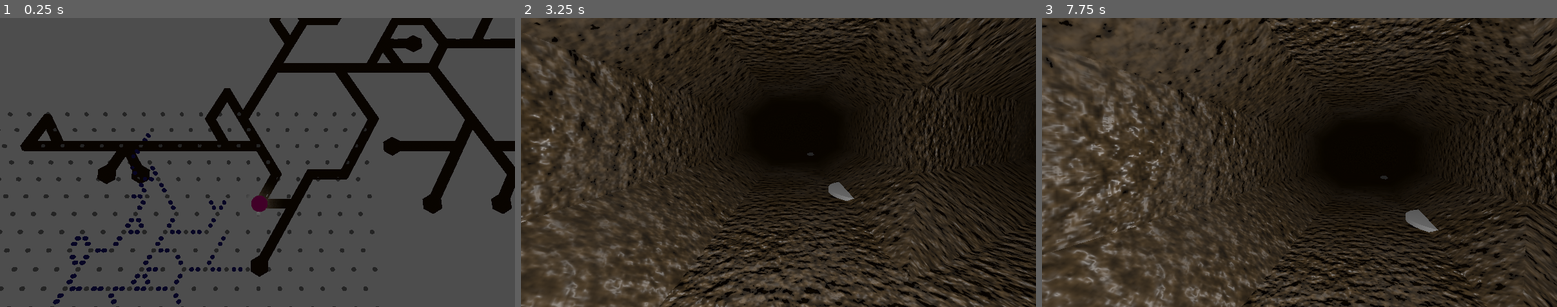
Above: before the commit, frames 1-3 (left to right).
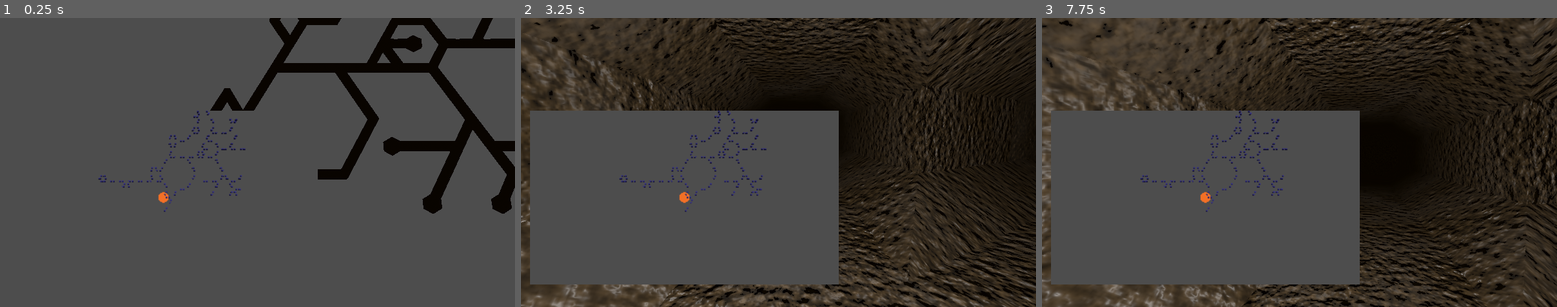
Above: after the commit, the same moments.

Repository: SamppuS/Rabbits_Requiem
Game: Godot game, scene res://tunnels.tscn
Two runs of this game, one before a commit and one after it. Both use one fixed random seed, a clock stepped at 60 frames per second and the inputs below.
Inputs (mouse positions are in pixels of both pictures, inside the frame that each line leads up to):
- Up to frame 1 (0.25 s): no input
- Up to frame 2 (3.25 s): tap Enter at 0.5, 2 s; move the mouse to (891, 148) at 0.52 s; tap A (a) at 0.6 s; click (891, 148) at 0.67 s; tap D (d) at 0.8, 1.35 s; tap Space at 1.25, 2.75 s; move the mouse to (675, 176) at 1.27 s; click (675, 176) at 1.42 s; tap E (e) at 1.55, 2.1 s; move the mouse to (830, 98) at 2.02 s; click (830, 98) at 2.17 s; tap W (w) at 2.3, 2.85 s; move the mouse to (752, 220) at 2.77 s; click (752, 220) at 2.92 s; tap X (x) at 3.05 s
- Up to frame 3 (7.75 s): tap Enter at 3.5 s; move the mouse to (1454, 205) at 3.52 s; tap X (x) at 3.6, 7.55 s; click (1454, 205) at 3.67 s; tap Z (z) at 3.8, 4.35 s; tap Space at 4.25 s; move the mouse to (1145, 119) at 4.27 s; click (1145, 119) at 4.42 s; tap A (a) at 4.55, 5.1 s; move the mouse to (1325, 162) at 5.02 s; click (1325, 162) at 5.17 s; tap D (d) at 5.3, 5.85 s; move the mouse to (1222, 90) at 5.77 s; click (1222, 90) at 5.92 s; tap E (e) at 6.05, 6.6 s; move the mouse to (1412, 148) at 6.52 s; click (1412, 148) at 6.67 s; tap W (w) at 6.8, 7.35 s; move the mouse to (1196, 176) at 7.27 s; click (1196, 176) at 7.42 s

The runs differ from the first frame. In frame 1, 8.0% of the frame differs, in the area x 0-74%, y 32-100%; in frame 2, 33%, in the area x 1-65%, y 32-93%; in frame 3, 32%.

Commit message:
minimap fix

Diff:
--- a/rabbits_requiem/levels/minimap.gd
+++ b/rabbits_requiem/levels/minimap.gd
@@ -36,21 +36,21 @@
 var grid = []
 var current : Vector2i
 var sp : Vector2i
+@onready var camera = $Camera3D
 
 
 func _ready():
 
 	# Generate grid
 	var row = []
-
 	grid.resize(grid_size)
 	for y in range(grid_size):
 		grid[y]=[]
 		grid[y].resize(grid_size)
 		for x in range(grid_size):
-			var tt := tile_mesh.instantiate()
-			tt.position = pos_from_tile(Vector2i(x,y))
-			add_child(tt)
+			#var tt := tile_mesh.instantiate()
+			#tt.position = pos_from_tile(Vector2i(x,y))
+			#add_child(tt)
 			grid[y][x] = CaveTile.new()
 			grid[y][x].pos = Vector2i(x, y)
 			#print(x," - ", y)
@@ -172,6 +172,8 @@
 	#draw sp mesh
 	var sp_tt := sp_mesh.instantiate()
 	sp_tt.position = pos_from_tile(sp)
+	camera.position = pos_from_tile(sp)
+	camera.position.y += 20
 	add_child(sp_tt)
 
 func pos_from_tile(pos : Vector2i) -> Vector3:
--- a/rabbits_requiem/levels/minimap.tscn
+++ b/rabbits_requiem/levels/minimap.tscn
@@ -8,13 +8,6 @@
 
 [sub_resource type="Environment" id="Environment_yoqi5"]
 
-[sub_resource type="StandardMaterial3D" id="StandardMaterial3D_redg8"]
-albedo_color = Color(0.860799, 1.01075e-05, 0.572914, 1)
-
-[sub_resource type="SphereMesh" id="SphereMesh_5l3hi"]
-radius = 0.4
-height = 0.8
-
 [node name="Minimap" type="Node3D" node_paths=PackedStringArray("player")]
 script = ExtResource("1_dqeaj")
 tile_mesh = ExtResource("2_fvpvn")
@@ -23,17 +16,14 @@
 dir_mesh = ExtResource("5_5e0hb")
 player = NodePath("Spelare")
 
+[node name="Camera3D" type="Camera3D" parent="."]
+transform = Transform3D(-1, 8.74228e-08, 3.82137e-15, 0, -4.37114e-08, 1, 8.74228e-08, 1, 4.37114e-08, 0.0928936, 16.9954, -2.0475)
+fov = 50.0
+
 [node name="WorldEnvironment" type="WorldEnvironment" parent="."]
 environment = SubResource("Environment_yoqi5")
 
 [node name="DirectionalLight3D" type="DirectionalLight3D" parent="."]
 transform = Transform3D(1, 0, 0, 0, 0.587008, 0.809581, 0, -0.809581, 0.587008, 0, 0, 0)
-visible = false
 
-[node name="Spelare" type="MeshInstance3D" parent="."]
-material_override = SubResource("StandardMaterial3D_redg8")
-mesh = SubResource("SphereMesh_5l3hi")
-
-[node name="Camera3D" type="Camera3D" parent="Spelare"]
-transform = Transform3D(-1, -2.68947e-08, 8.31831e-08, 7.45218e-08, 0.235244, 0.971936, -4.57082e-08, 0.971936, -0.235244, 0.0928936, 16.9954, -2.0475)
-fov = 45.0
+[node name="Spelare" type="Node3D" parent="."]
--- a/rabbits_requiem/tunnels.gd
+++ b/rabbits_requiem/tunnels.gd
@@ -3,11 +3,13 @@
 @export var player : Node3D
 @export var tile_material : StandardMaterial3D
 @export var selectable_dir : PackedScene
+@export var minimap_scale := 0.3
 
 @onready var camTop = $Spelare/CamTop
 @onready var camFP = $Spelare/CamFP
-@onready var minimap_container = $SubViewportContainer
-@onready var subviewport = $SubViewportContainer/SubViewport
+@onready var minimap_container = $Control/SubViewportContainer
+@onready var subviewport = $Control/SubViewportContainer/SubViewport
+@onready var minimap = $Control/SubViewportContainer/SubViewport/Minimap
 
 
 var grid: Array
@@ -44,15 +46,17 @@
 
 
 func _ready(): # we probably don't have grid info here!
-	minimap_container.set_anchors_preset(Control.PRESET_BOTTOM_LEFT)
-	# Set size and position
-	minimap_container.custom_minimum_size = Vector2(200, 200)  # Adjust size as needed
-	minimap_container.size = Vector2(200, 200)
-	minimap_container.position = Vector2(10, -210)  # Adjust position as needed
+	var screen_size = get_viewport().get_visible_rect().size
+	var minimap_size = screen_size * minimap_scale
+	minimap_container.size = minimap_size
+	minimap_container.position = Vector2(10, -200)
+	subviewport.size = minimap_size
+	## Set size and position
+	#minimap_container.custom_minimum_size = Vector2(200, 200)  # Adjust size as needed
+	#minimap_container.size = Vector2(200, 200)
+	#minimap_container.position = Vector2(10, -210)  # Adjust position as needed
 	# Get the minimap's SubViewport
-	var minimap = get_node("Minimap")
 	var minimap_viewport = subviewport
-	minimap_viewport.size = Vector2(200, 200)
 	minimap_viewport.render_target_update_mode = SubViewport.UPDATE_ALWAYS
 
 	#minimap.send_grid.connect(_on_grid_received)
--- a/rabbits_requiem/tunnels.tscn
+++ b/rabbits_requiem/tunnels.tscn
@@ -44,14 +44,28 @@
 [node name="WorldEnvironment" type="WorldEnvironment" parent="."]
 environment = SubResource("Environment_yoqi5")
 
-[node name="SubViewportContainer" type="SubViewportContainer" parent="."]
+[node name="Control" type="Control" parent="."]
+layout_mode = 3
+anchors_preset = 2
+anchor_top = 1.0
+anchor_bottom = 1.0
+offset_top = -40.0
 offset_right = 40.0
-offset_bottom = 40.0
+grow_vertical = 0
+scale = Vector2(2, 2)
 
-[node name="SubViewport" type="SubViewport" parent="SubViewportContainer"]
+[node name="SubViewportContainer" type="SubViewportContainer" parent="Control"]
+layout_mode = 0
+offset_right = 780.0
+offset_bottom = 646.0
+stretch = true
+
+[node name="SubViewport" type="SubViewport" parent="Control/SubViewportContainer"]
+own_world_3d = true
 handle_input_locally = false
+size = Vector2i(780, 646)
 render_target_update_mode = 4
 
-[node name="Minimap" parent="SubViewportContainer/SubViewport" instance=ExtResource("2_ah540")]
+[node name="Minimap" parent="Control/SubViewportContainer/SubViewport" instance=ExtResource("2_ah540")]
 
-[connection signal="send_grid" from="SubViewportContainer/SubViewport/Minimap" to="." method="_on_minimap_send_grid"]
+[connection signal="send_grid" from="Control/SubViewportContainer/SubViewport/Minimap" to="." method="_on_minimap_send_grid"]
Not shown: 1 places in rabbits_requiem/levels/minimap.tscn that only renumber resources
